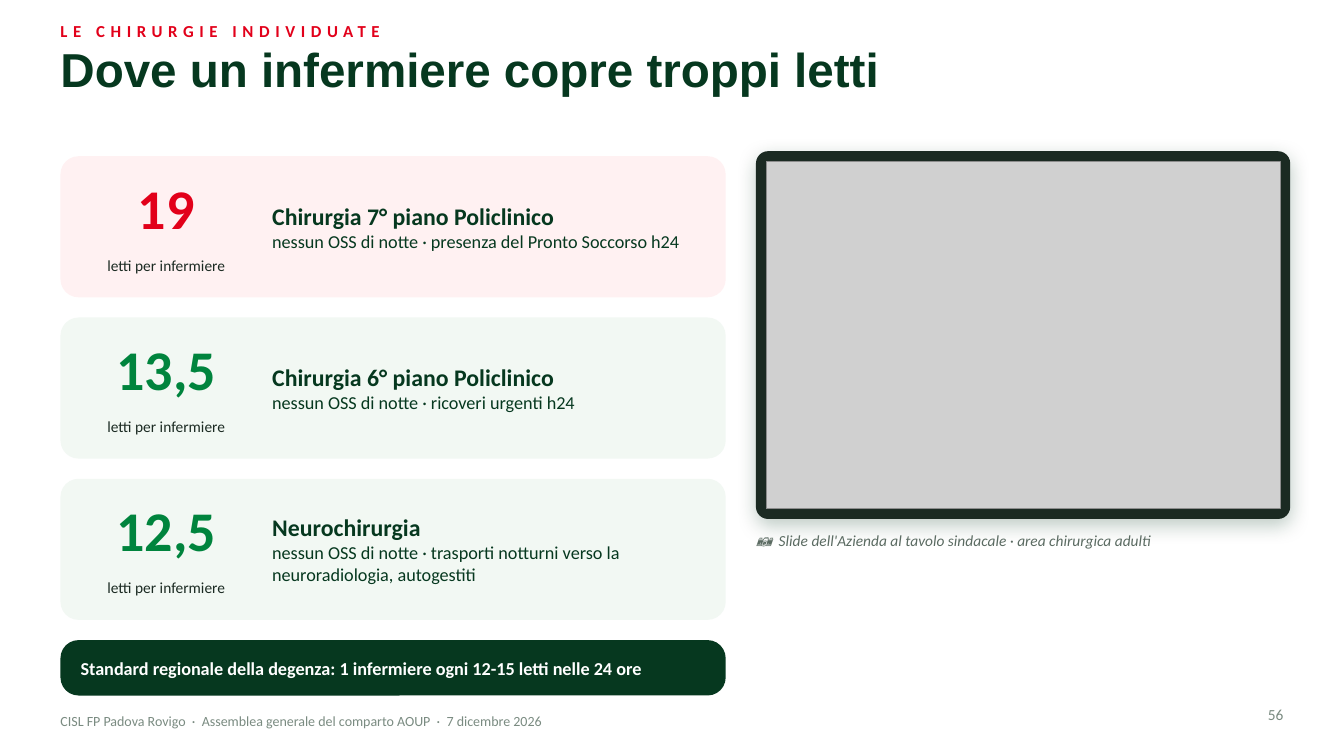
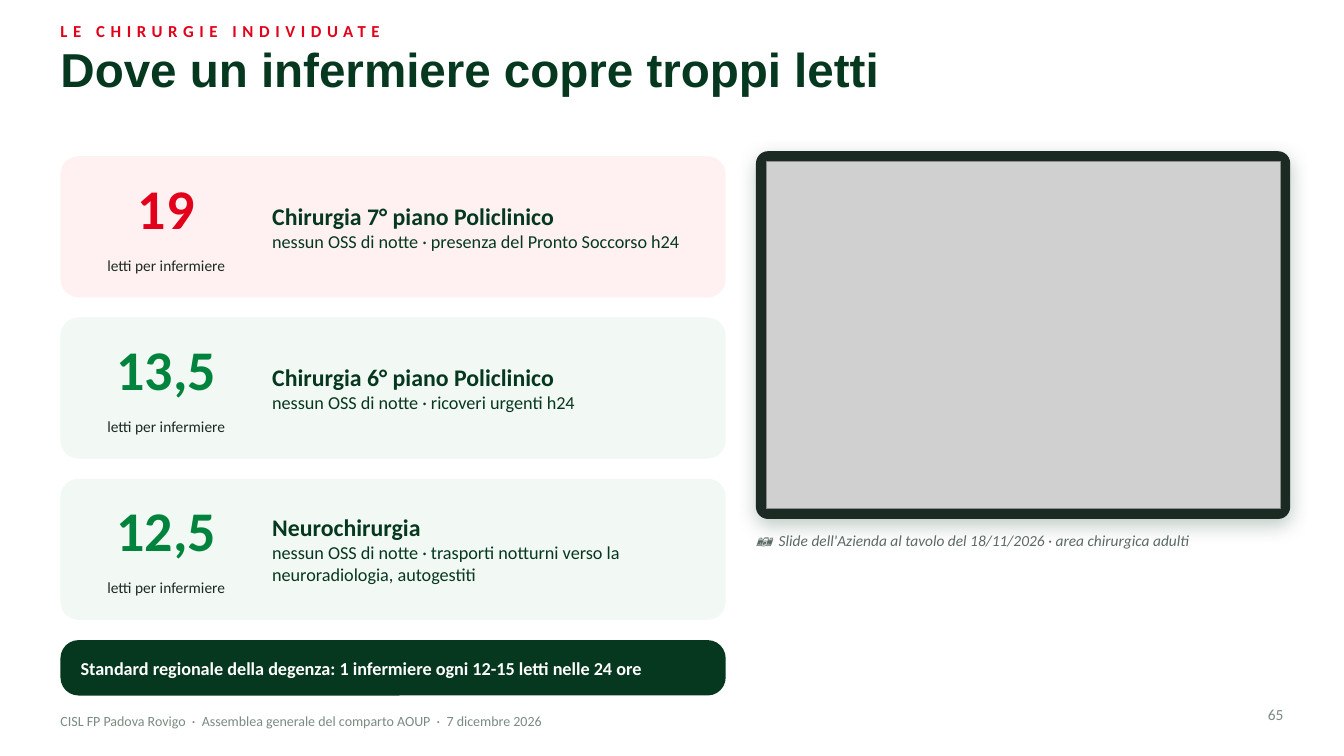
Before and after one commit to aki1806-droid/Prove, a slide deck: slide 65 of produzione/assemblea-2026-12-07/slide/assemblea-2026-12-07.pptx (slide 56 before the commit). Drawn at 1344x756 pixels with LibreOffice and Linux fonts; fonts in the diff are those of the drawing; grey boxes stand for pictures. Boxes give left, top, right and bottom in pixels: in the first picture for what was removed or moved away, otherwise in the second. Text is boxed around its words. In the diff, an @@ line names an element or a change of style, - is before the commit and + after.

```diff
--- a/produzione/assemblea-2026-12-07/slide/assemblea-2026-12-07.pptx
+++ b/produzione/assemblea-2026-12-07/slide/assemblea-2026-12-07.pptx
@@ text at (x1=779, y1=535, x2=1189, y2=549): text changed @@
-📷 Slide dell'Azienda al tavolo sindacale · area chirurgica adulti
+📷 Slide dell'Azienda al tavolo del 18/11/2026 · area chirurgica adulti
@@ page number at (x1=1268, y1=709, x2=1284, y2=720): text changed @@
-56
+65
```
Also in this commit, not shown: 5 other slides changed, 9 slides added, 31 other files.
